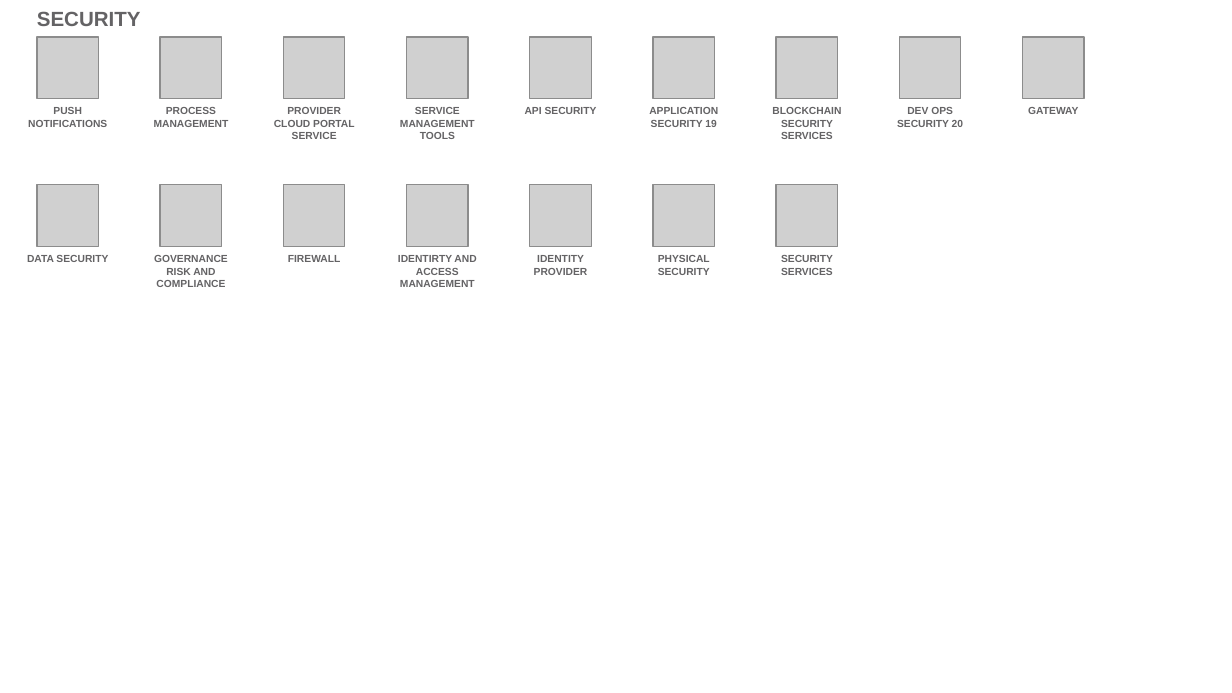
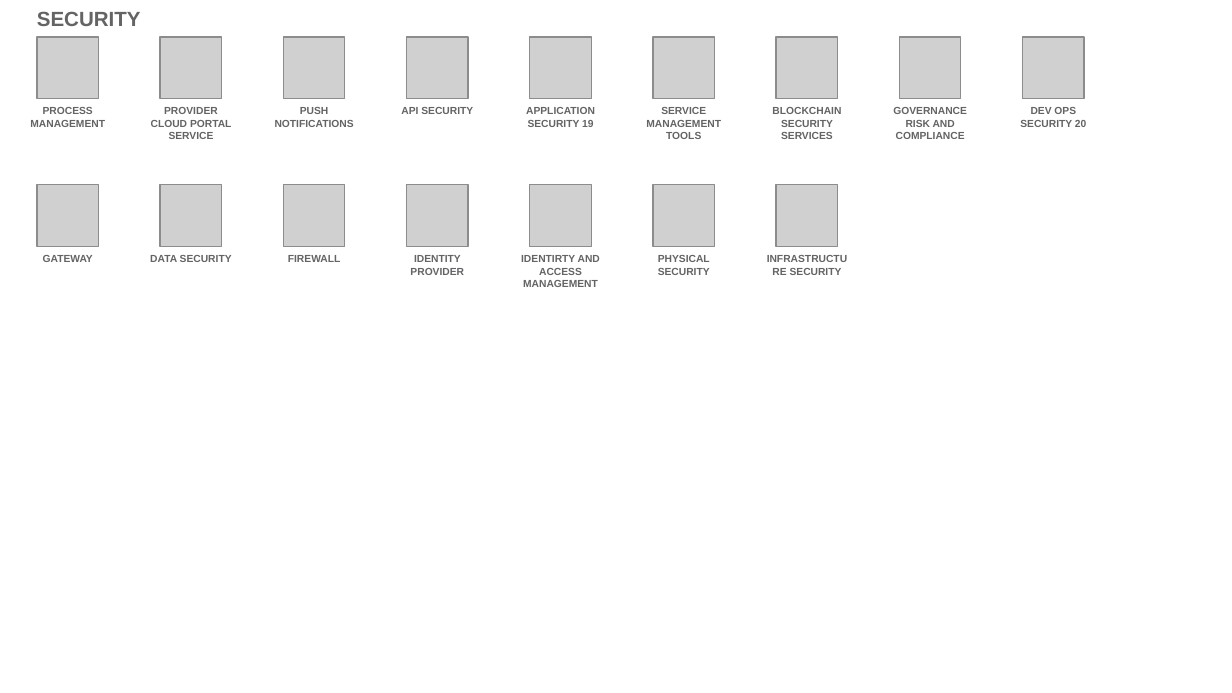
Before and after one commit to l2fprod/myarchitecture, a slide deck: slide 20 of mycatalog-architecture-diagram-template.pptx. Drawn at 1232x693 pixels with LibreOffice and Linux fonts; fonts in the diff are those of the drawing; grey boxes stand for pictures. Boxes give left, top, right and bottom in pixels: in the first picture for what was removed or moved away, otherwise in the second. Text is boxed around its words. In the diff, an @@ line names an element or a change of style, - is before the commit and + after.

```diff
--- a/mycatalog-architecture-diagram-template.pptx
+++ b/mycatalog-architecture-diagram-template.pptx
@@ 3 texts: place and size @@
-3 texts at (154, 107, 588, 275)
+3 texts at (30, 107, 464, 275)
@@ text "PUSH NOTIFICATIONS": place and size @@
-text "PUSH NOTIFICATIONS" at (28, 107, 107, 127)
+text "PUSH NOTIFICATIONS" at (275, 107, 354, 127)
@@ text at (401, 107, 473, 114): text changed @@
-SERVICE MANAGEMENT TOOLS
+API SECURITY
@@ text at (526, 107, 595, 127): text changed @@
-API SECURITY
+APPLICATION SECURITY 19
@@ text at (646, 107, 721, 139): text changed @@
-APPLICATION SECURITY 19
+SERVICE MANAGEMENT TOOLS
@@ text "GOVERNANCE RISK AND COMPLIANCE": place and size @@
-text "GOVERNANCE RISK AND COMPLIANCE" at (154, 255, 228, 287)
+text "GOVERNANCE RISK AND COMPLIANCE" at (893, 107, 967, 139)
@@ text "GATEWAY": place and size @@
-text "GATEWAY" at (1028, 107, 1078, 114)
+text "GATEWAY" at (43, 255, 93, 262)
@@ 3 texts: place and size @@
-3 texts at (27, 107, 963, 287)
+3 texts at (150, 107, 1086, 287)
@@ text at (790, 268, 842, 275): text changed @@
-SECURITY SERVICES
+INFRASTRUCTURE SECURITY
```
Also in this commit, not shown: 13 other slides changed.
